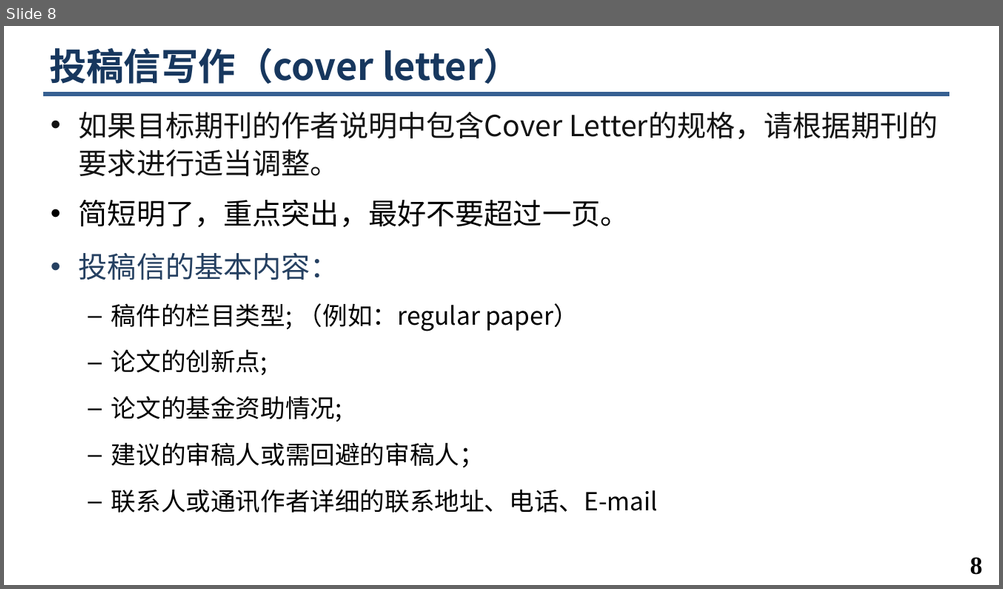
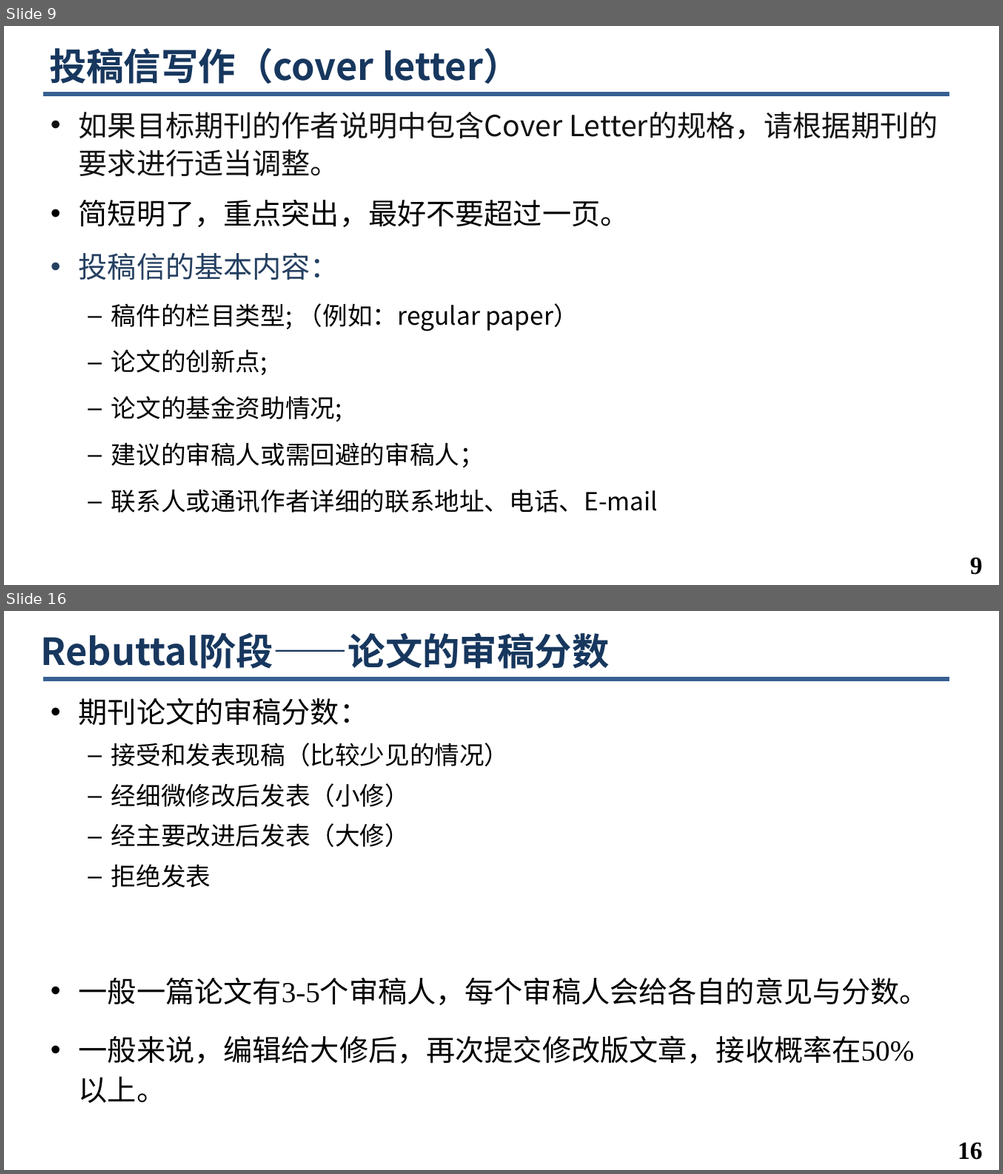
Before and after one commit to minghchen/cs_research_guide, a slide deck: hdu_course_ppt/第5讲. 论文投稿与Rebuttal.pptx. Shown one above the other, each under a label of ours: slide 8 before the commit, slides 9 and 16 after it; the slides between them are not shown. The pictures are 1003x589 and 1003x1174 pixels, drawn with LibreOffice and Linux fonts; fonts in the diff are those of the drawing; background and template pictures are left out. Boxes give left, top, right and bottom in pixels: in the first picture for what was removed or moved away, otherwise in the second. Text is boxed around its words. In the diff, an @@ line names an element or a change of style, - is before the commit and + after.

```diff
--- a/hdu_course_ppt/第5讲. 论文投稿与Rebuttal.pptx
+++ b/hdu_course_ppt/第5讲. 论文投稿与Rebuttal.pptx
@@ slide 16 added at (4, 611, 999, 1170), background #FFFFFF; not listed: 1 template element that a slide beside it also shows @@
@@ title added at (41, 632, 609, 669), 36 pt, text #17375E, bold @@
+Rebuttal阶段——论文的审稿分数
@@ text added at (79, 698, 928, 1103), 28 pt, text #000000 @@
+• 期刊论文的审稿分数：
+  – 接受和发表现稿（比较少见的情况）
+  – 经细微修改后发表（小修）
+  – 经主要改进后发表（大修）
+  – 拒绝发表
+• 一般一篇论文有3-5个审稿人，每个审稿人会给各自的意见与分数。
+• 一般来说，编辑给大修后，再次提交修改版文章，接收概率在50%以上。
@@ page number added at (957, 1142, 982, 1160), 24 pt, text #000000, bold @@
+16
@@ what was slide 8 is now slide 9 @@
@@ page number at (970, 557, 982, 575): text changed @@
-8
+9
```
Also in this commit, not shown: 5 slides changed, 23 other slides added, 2 slides removed, 2 other files.
